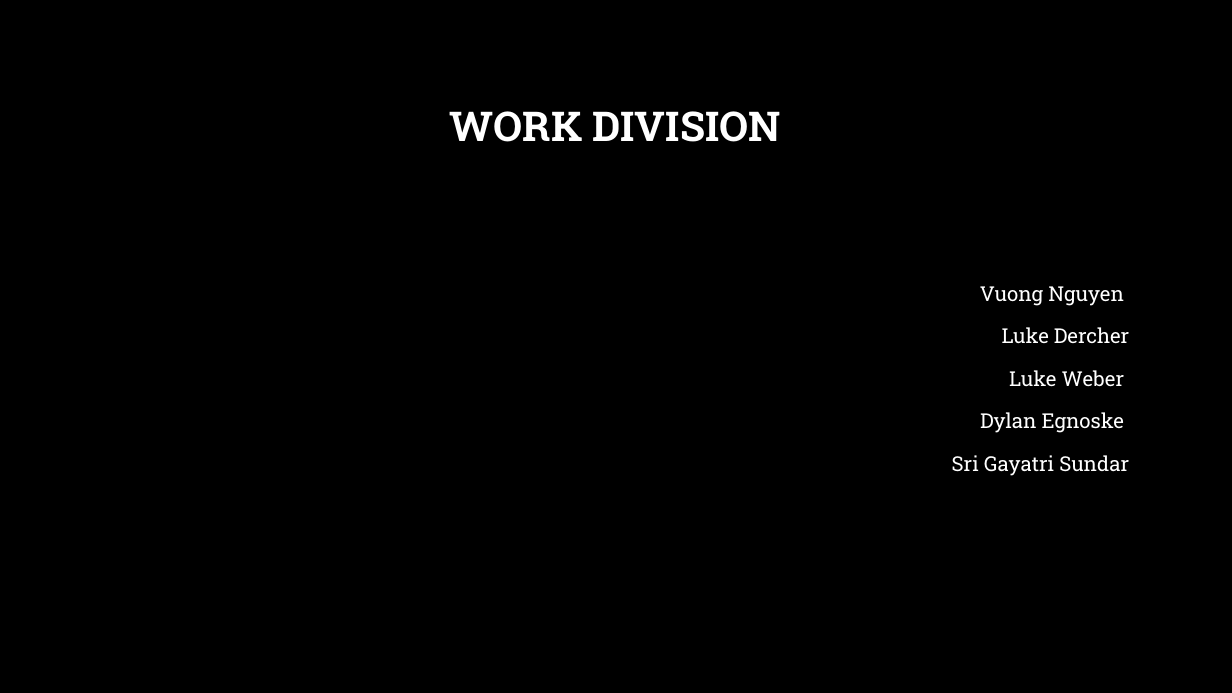
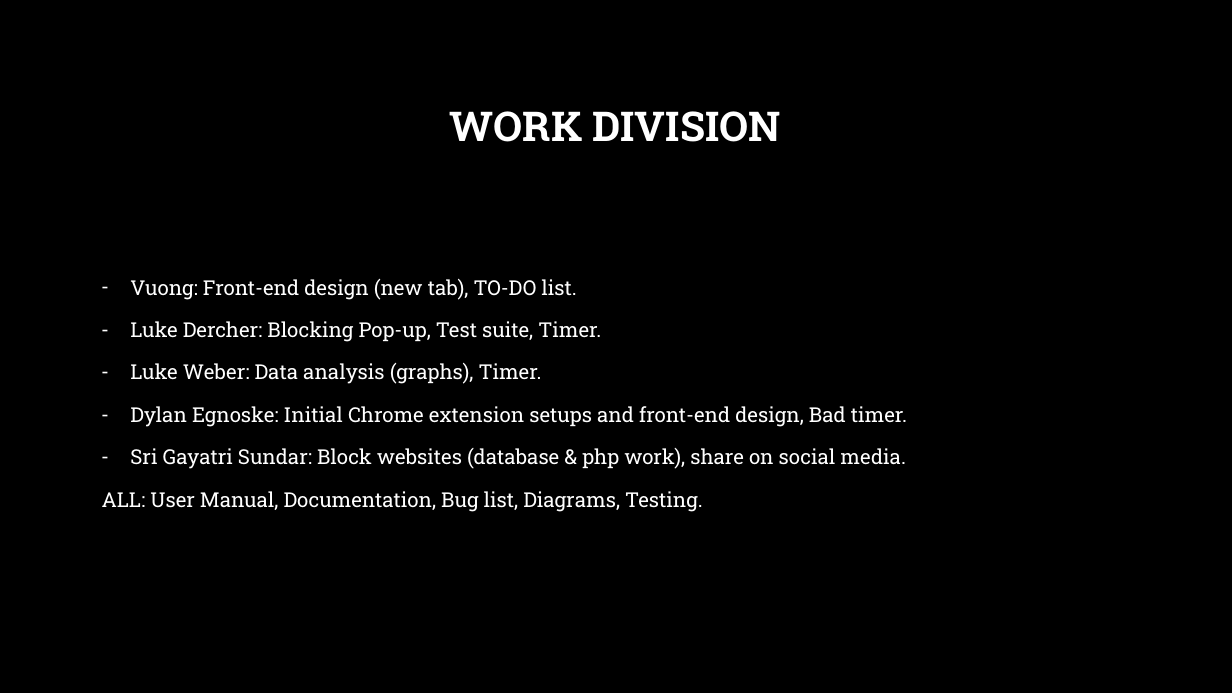
Before and after one commit to degnoske/SlackerHacker, a slide deck: slide 6 of studytracker/documentation/slacker-hacker-presentation.pptx. Drawn at 1232x693 pixels with LibreOffice and Linux fonts; fonts in the diff are those of the drawing; background and template pictures are left out. Boxes give left, top, right and bottom in pixels: in the first picture for what was removed or moved away, otherwise in the second. Text is boxed around its words. In the diff, an @@ line names an element or a change of style, - is before the commit and + after.

Commit message:
Update user manual & power point

```diff
--- a/studytracker/documentation/slacker-hacker-presentation.pptx
+++ b/studytracker/documentation/slacker-hacker-presentation.pptx
@@ text at bbox=[102, 279, 907, 512]: text changed @@
-Vuong Nguyen
-Luke Dercher
-Luke Weber
-Dylan Egnoske
-Sri Gayatri Sundar
+– Vuong: Front-end design (new tab), TO-DO list.
+– Luke Dercher: Blocking Pop-up, Test suite, Timer.
+– Luke Weber: Data analysis (graphs), Timer.
+– Dylan Egnoske: Initial Chrome extension setups and front-end design, Bad timer.
+– Sri Gayatri Sundar: Block websites (database & php work), share on social media.
+ALL: User Manual, Documentation, Bug list, Diagrams, Testing.
```
Also in this commit, not shown: 1 other slide changed, 2 other files.
